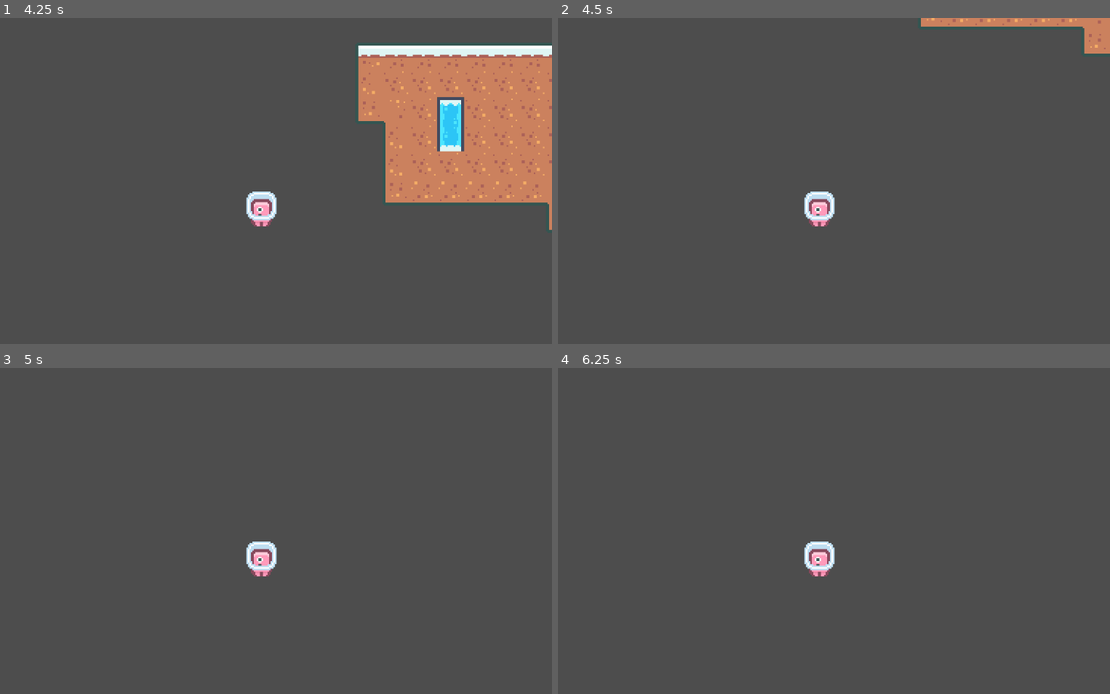
Above: before the commit, frames 1-4 (two rows, left to right).
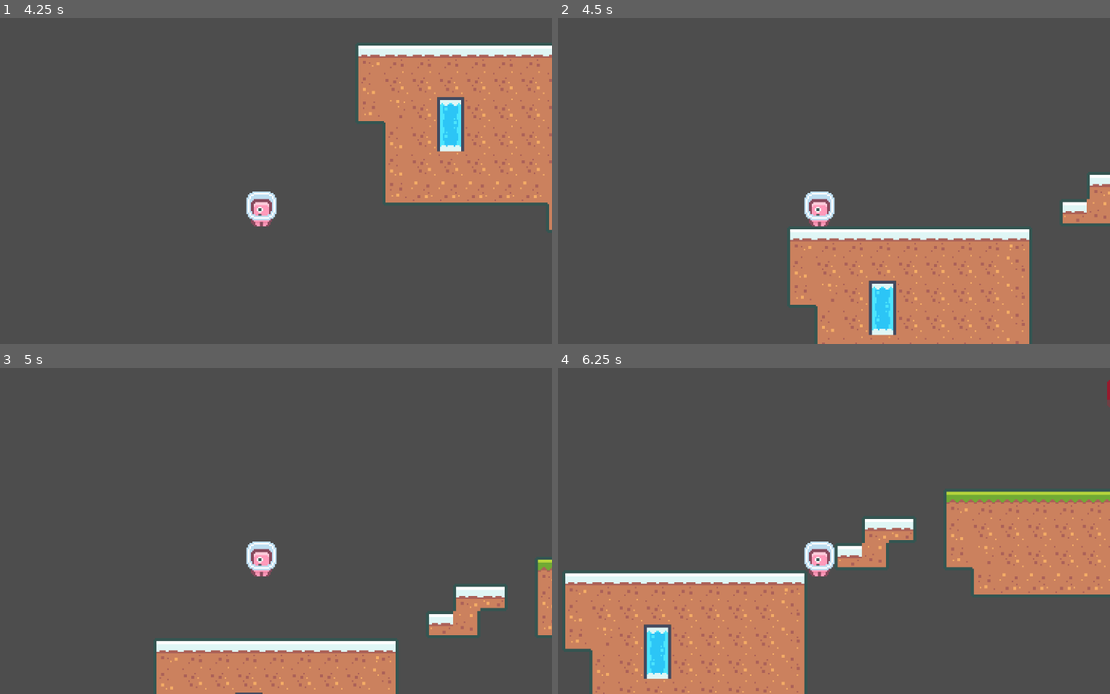
Above: after the commit, the same moments.

Repository: casaer01/2DPlatformer
Game: Godot game, scene res://Level1.tscn
Same seed, same stepped clock (60 frames per second), same inputs: the game is played once before the commit and once after it.
Inputs:
- Up to frame 1 (4.25 s): tap Enter at 0.5 s; hold Right 0.53-2.03 s; tap Space at 0.77, 1.52, 3.02, 3.77 s; hold Left from 2.03 s (still down)
- Up to frame 2 (4.5 s): release Left at 4.28 s; hold Right from 4.28 s (still down)
- Up to frame 3 (5 s): keep holding Right; tap Space at 4.52 s
- Up to frame 4 (6.25 s): keep holding Right; tap Space at 6.02 s

Frame 1 is identical in both runs. In frame 2, 18% of the frame differs, in the area x 41-100%, y 0-100%; in frame 3, 9.9%; in frame 4, 27%, in the area x 0-100%, y 3-100%.

Commit message:
added game over condition

Diff:
--- a/Player.gd
+++ b/Player.gd
@@ -19,4 +19,12 @@
 	if Input.is_key_pressed(KEY_SPACE) and is_on_floor():
 		velocity.y = -jump_force
 
+	if global_position.y > 200:
+		game_over()
+
 	move_and_slide()
+
+
+
+func game_over():
+	get_tree().reload_current_scene()
